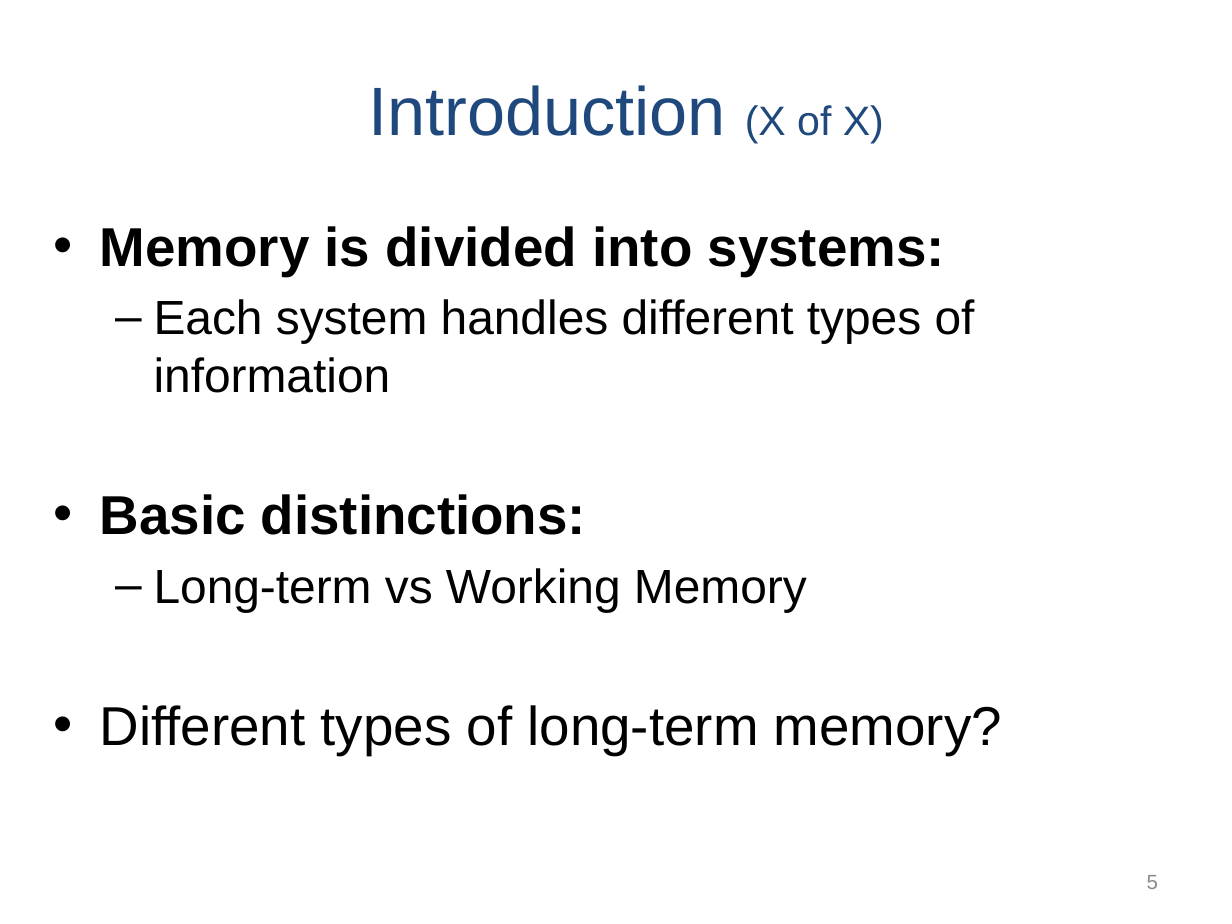
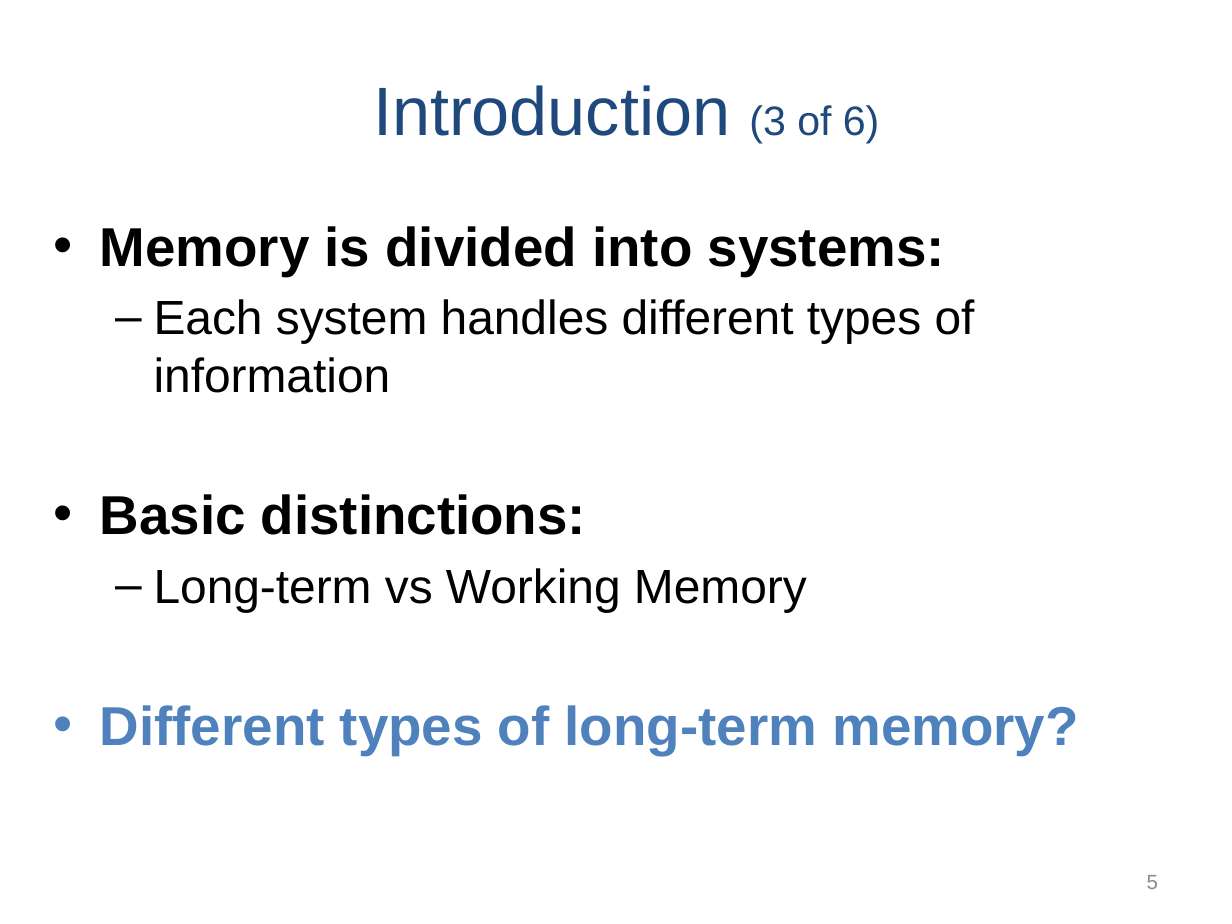
Before and after one commit to npm27/Teaching-Materials, a slide deck: slide 5 of Memory/Slides/Chapter 4.PPTX. Drawn at 1232x924 pixels with LibreOffice and Linux fonts; fonts in the diff are those of the drawing. Boxes give left, top, right and bottom in pixels: in the first picture for what was removed or moved away, otherwise in the second. Text is boxed around its words. In the diff, an @@ line names an element or a change of style, - is before the commit and + after.

```diff
--- a/Memory/Slides/Chapter 4.PPTX
+++ b/Memory/Slides/Chapter 4.PPTX
@@ title at (373,85,880,143): text changed @@
-Introduction (X of X)
+Introduction (3 of 6)
@@ text at (100,705,1078,755): text colour #000000 to #4F81BD, bold on in "Different types of long-term memory?" @@
```
Also in this commit, not shown: 12 other slides changed, 25 slides added.
